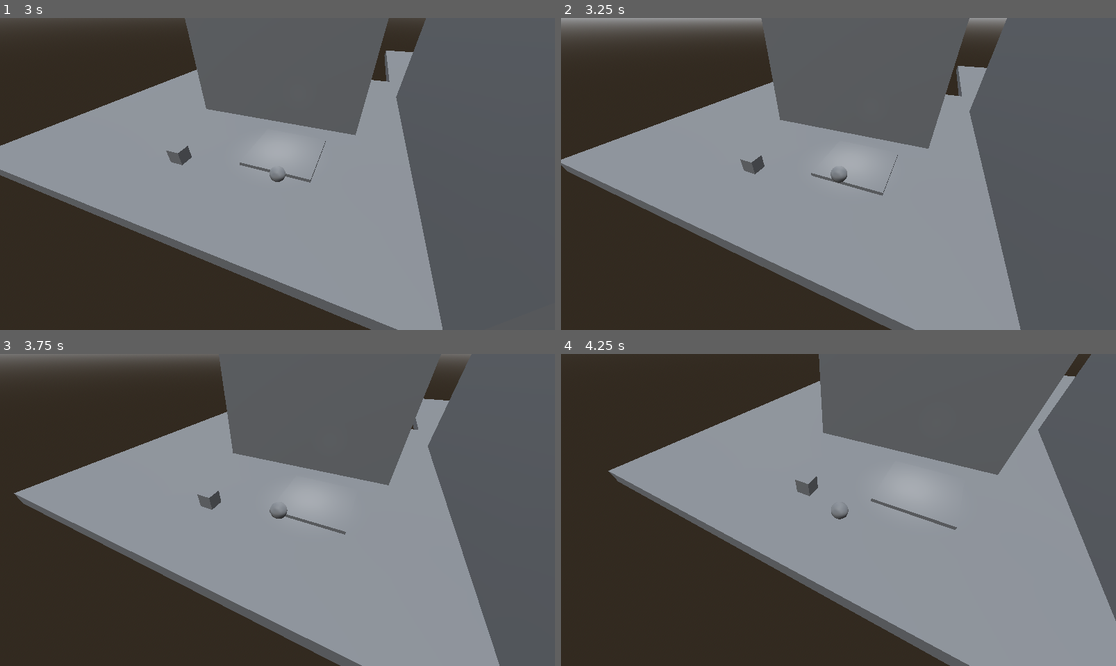
Above: before the commit, frames 1-4 (two rows, left to right).
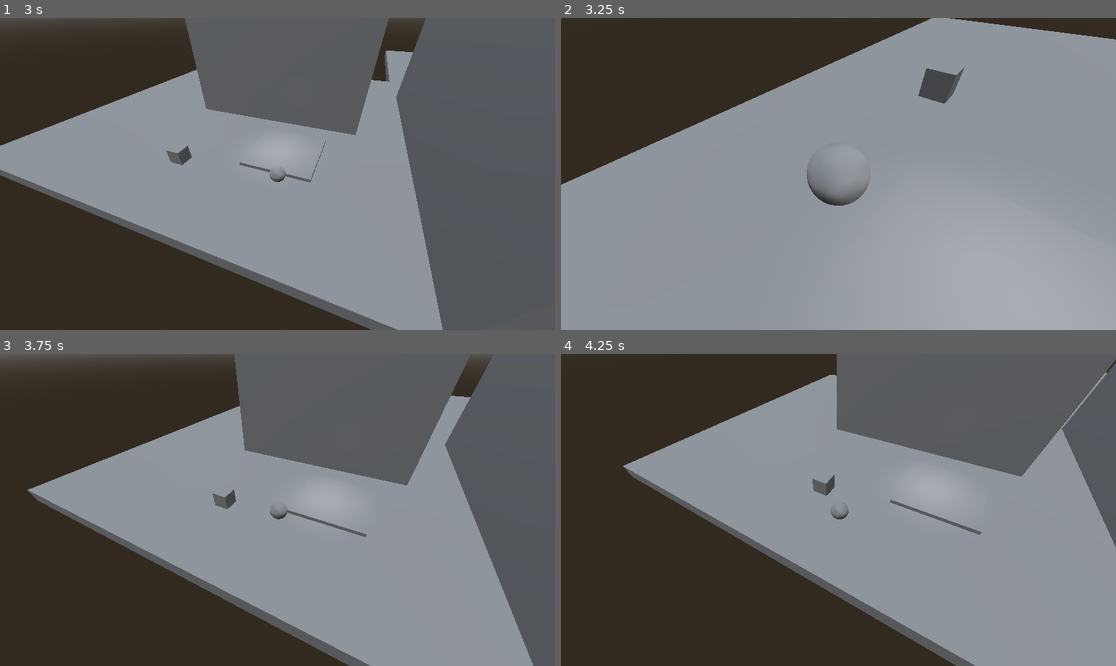
Above: after the commit, the same moments.

Repository: sjgillGit/GWJ-68
Game: Godot game, scene res://Scenes/3d_move_template.tscn
The game is run twice, just before and just after one commit, with the same random seed, the same clock (stepped at 60 frames per second) and the same inputs. The project has no main scene, so this scene is started directly.
Inputs:
- Up to frame 1 (3 s): hold D (move_right) 0.53-1.28 s; tap Shift (move_sprint) every 0.75 s from 0.6 to 2.85 s; tap Space (move_jump) at 0.77, 1.52 s; hold S (move_down) 1.28-2.03 s; hold D (move_right) 2.03-2.78 s; hold W (move_up) from 2.78 s (still down)
- Up to frame 2 (3.25 s): keep holding W (move_up); tap Space (move_jump) at 3.02 s
- Up to frame 3 (3.75 s): release W (move_up) at 3.53 s; hold A (move_left) from 3.53 s (still down); tap Shift (move_sprint) at 3.6 s
- Up to frame 4 (4.25 s): keep holding A (move_left); tap Space (move_jump) at 3.77 s

Frame 1 is identical in both runs. In frame 2, 57% of the frame differs, in the area x 0-100%, y 0-100%; in frame 3, 11%; in frame 4, 8.4%.

Commit message:
Player_Movement set up an example of "enter/exit" area with a buffer zone

Diff:
--- a/Scenes/3d_move_template.tscn
+++ b/Scenes/3d_move_template.tscn
@@ -51,6 +51,9 @@
 [sub_resource type="BoxShape3D" id="BoxShape3D_1op0e"]
 size = Vector3(11.7751, 1, 22.1316)
 
+[sub_resource type="BoxShape3D" id="BoxShape3D_cnmmb"]
+size = Vector3(6.81021, 3.99561, 6.32751)
+
 [sub_resource type="PhysicsMaterial" id="PhysicsMaterial_vd2fq"]
 
 [sub_resource type="BoxShape3D" id="BoxShape3D_7ysjw"]
@@ -130,7 +133,7 @@
 curve = SubResource("Curve3D_n7ltc")
 
 [node name="PathFollow3D" type="PathFollow3D" parent="Play_Area_1/Camera_Path_Jerky"]
-transform = Transform3D(0.005917, 0, 0.999979, 0, 1, 0, -0.999983, 0, 0.00591697, 20.4953, 7.39098e-06, -12.8028)
+transform = Transform3D(0.00591557, 0, 0.999979, 0, 1, 0, -0.999983, 0, 0.00591554, 20.4953, 7.39098e-06, -12.8028)
 
 [node name="Camera3D" parent="Play_Area_1/Camera_Path_Jerky/PathFollow3D" instance=ExtResource("4_ayvgr")]
 transform = Transform3D(-0.344619, 0.252604, -0.904118, -0.168548, 0.930815, 0.324308, 0.92349, 0.264151, -0.278202, -0.294395, 7.80846, -3.87283)
@@ -162,6 +165,7 @@
 curve = SubResource("Curve3D_4u331")
 
 [node name="PathFollow3D" type="PathFollow3D" parent="Play_Area_2/Path3D"]
+transform = Transform3D(0.999985, 0, -0.00543501, 0, 1, 0, 0.00543501, 0, 0.999985, -5.31579, 0, 6.38841)
 
 [node name="Camera3D" parent="Play_Area_2/Path3D/PathFollow3D" instance=ExtResource("4_ayvgr")]
 transform = Transform3D(1, 0, 0, 0, 1, 0, 0, 0, 1, -5.57368, 3.88616, 6.38169)
@@ -170,16 +174,30 @@
 transform = Transform3D(1, 0, 0, 0, 1, 0, 0, 0, 1, 0.134155, 0, -2.70766)
 shape = SubResource("BoxShape3D_1op0e")
 
-[node name="Secret_Area" type="Area3D" parent="."]
-transform = Transform3D(1, 0, 0, 0, 1, 0, 0, 0, 1, 6.20427, 0.0255117, 6.27352)
-collision_layer = 0
-script = ExtResource("3_bv0wr")
-
-[node name="AreaEnter" type="CollisionShape3D" parent="Secret_Area"]
+[node name="Secret_Area" type="Node3D" parent="."]
+transform = Transform3D(1, 0, 0, 0, 1, 0, 0, 0, 1, 5.88003, -9.53674e-07, 6.60814)
+
+[node name="Secret_Area_Enter" type="Area3D" parent="Secret_Area" node_paths=PackedStringArray("local_camera")]
+transform = Transform3D(1, 0, 0, 0, 1, 0, 0, 0, 1, 0.324242, 0.0255127, -0.334617)
+collision_layer = 0
+script = ExtResource("3_bv0wr")
+local_camera = NodePath("Camera3D")
+give_back_camera = false
+
+[node name="AreaEnter" type="CollisionShape3D" parent="Secret_Area/Secret_Area_Enter"]
 transform = Transform3D(5, 0, 0, 0, 5, 0, 0, 0, 5, 0, 0, 0)
 shape = SubResource("BoxShape3D_diq5a")
 
-[node name="Camera3D" parent="Secret_Area" instance=ExtResource("4_ayvgr")]
+[node name="Camera3D" parent="Secret_Area/Secret_Area_Enter" instance=ExtResource("4_ayvgr")]
+
+[node name="Secret_Area_Exit" type="Area3D" parent="Secret_Area"]
+transform = Transform3D(1, 0, 0, 0, 1, 0, 0, 0, 1, 0.324242, 0.0255127, -0.334617)
+collision_layer = 0
+script = ExtResource("3_bv0wr")
+
+[node name="CollisionShape3D" type="CollisionShape3D" parent="Secret_Area/Secret_Area_Exit"]
+transform = Transform3D(1, 0, 0, 0, 1, 0, 0, 0, 1, -0.106552, 1.4978, 0.00848389)
+shape = SubResource("BoxShape3D_cnmmb")
 
 [node name="Box" type="RigidBody3D" parent="."]
 transform = Transform3D(1, 0, 0, 0, 1, 0, 0, 0, 1, -0.506295, 1.92479, 9.73521)
@@ -208,5 +226,7 @@
 [connection signal="body_exited" from="Transition_Area" to="Transition_Area" method="_on_body_exited"]
 [connection signal="body_entered" from="Play_Area_2" to="Play_Area_2" method="_on_body_entered"]
 [connection signal="body_exited" from="Play_Area_2" to="Play_Area_2" method="_on_body_exited"]
-[connection signal="body_entered" from="Secret_Area" to="Secret_Area" method="_on_body_entered"]
-[connection signal="body_exited" from="Secret_Area" to="Secret_Area" method="_on_body_exited"]
+[connection signal="body_entered" from="Secret_Area/Secret_Area_Enter" to="Secret_Area/Secret_Area_Enter" method="_on_body_entered"]
+[connection signal="body_exited" from="Secret_Area/Secret_Area_Enter" to="Secret_Area/Secret_Area_Enter" method="_on_body_exited"]
+[connection signal="body_entered" from="Secret_Area/Secret_Area_Exit" to="Secret_Area/Secret_Area_Exit" method="_on_body_entered"]
+[connection signal="body_exited" from="Secret_Area/Secret_Area_Exit" to="Secret_Area/Secret_Area_Exit" method="_on_body_exited"]
Not shown: 1 places in Scenes/3d_move_template.tscn that only renumber resources
